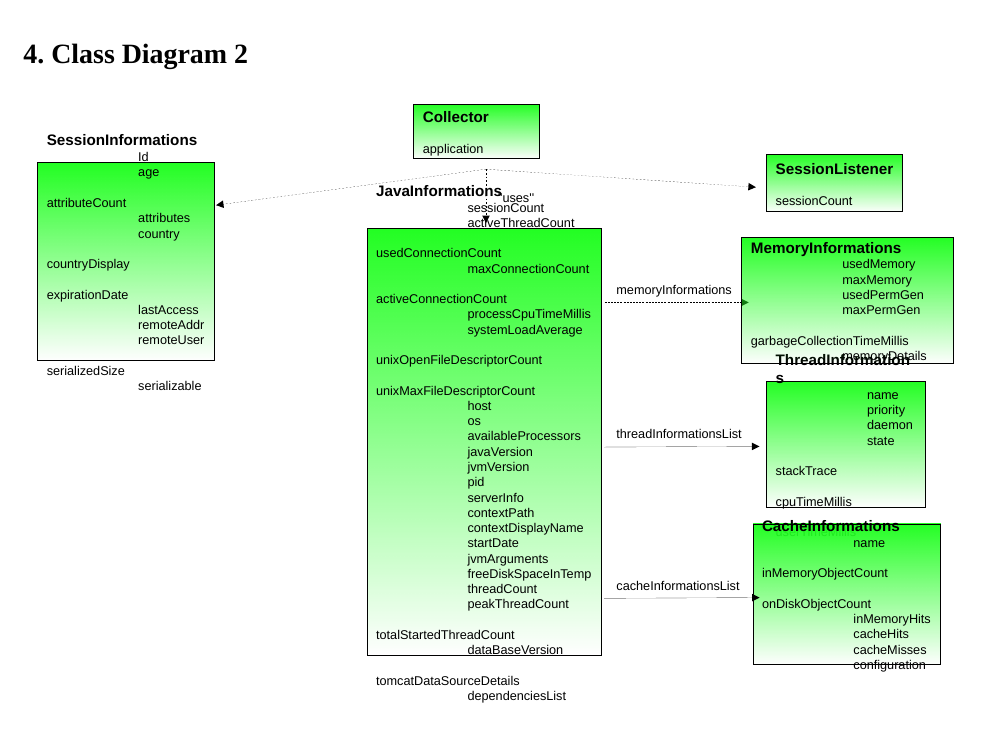
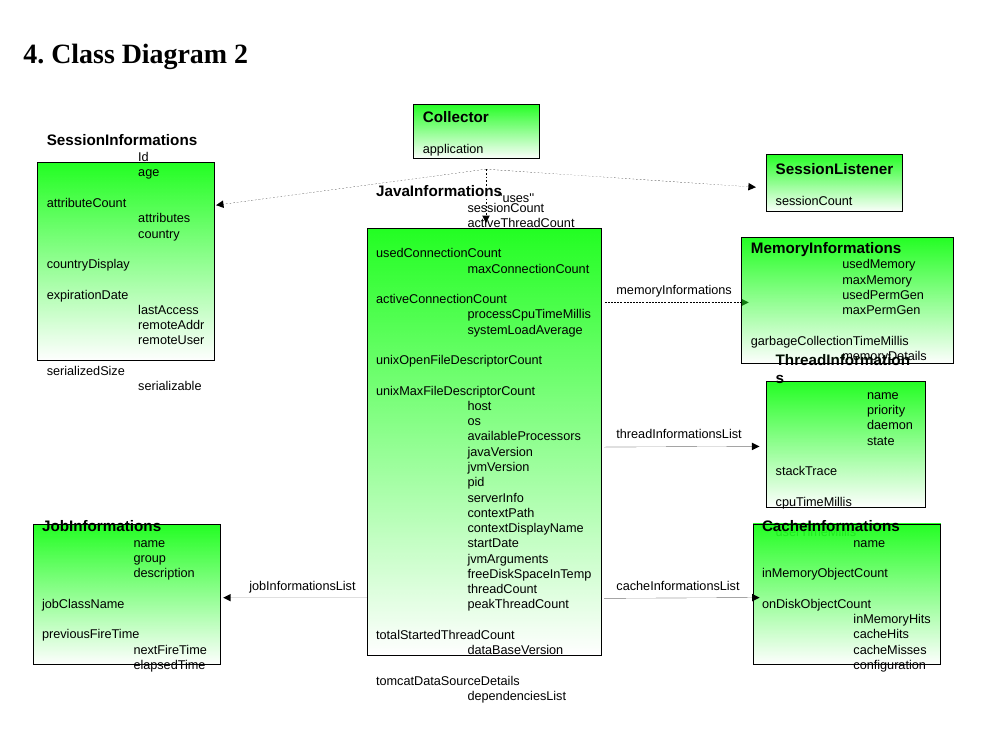
Before and after one commit to saschagrebe/javamelody, a slide deck: slide 4 of javamelody-core/src/site/resources/Map.odp. Drawn at 1008x756 pixels with LibreOffice and Linux fonts; fonts in the diff are those of the drawing. Boxes give left, top, right and bottom in pixels: in the first picture for what was removed or moved away, otherwise in the second. Text is boxed around its words. In the diff, an @@ line names an element or a change of style, - is before the commit and + after.

Commit message:
ajout JobInformations + corrections

```diff
--- a/javamelody-core/src/site/resources/Map.odp
+++ b/javamelody-core/src/site/resources/Map.odp
@@ rectangle added at bbox=[33, 524, 220, 664], fill gradient #23FF23, outline #000000 0 pt, 10 pt, text #000000 @@
+JobInformations
+name
+group
+description
+jobClassName
+previousFireTime
+nextFireTime
+elapsedTime
@@ arrow added from (368, 598) to (223, 598), #000000 0 pt @@
@@ text added at bbox=[249, 580, 355, 593], 10 pt, text #000000 @@
+jobInformationsList
```
Also in this commit, not shown: 2 other slides changed.
